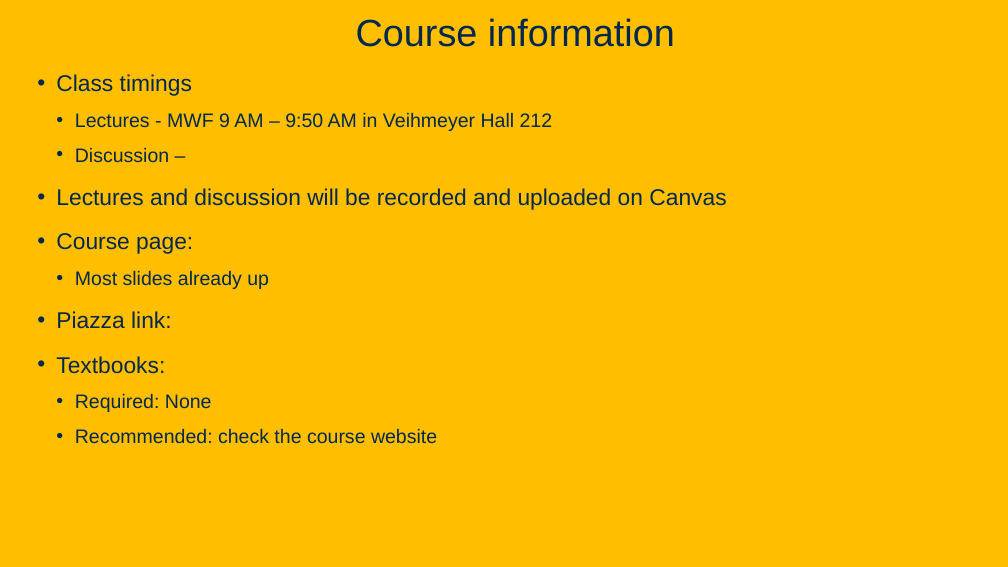
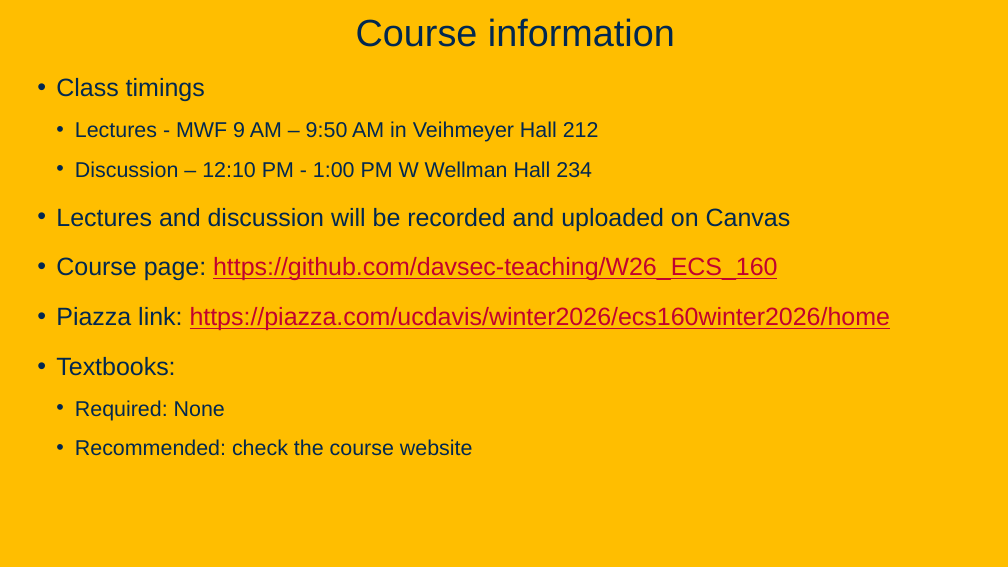
Before and after one commit to davsec-teaching/W26_ECS_160, a slide deck: slide 5 of slides/Intro.pptx. Drawn at 1008x567 pixels with LibreOffice and Linux fonts; fonts in the diff are those of the drawing; background and template pictures are left out. Boxes give left, top, right and bottom in pixels: in the first picture for what was removed or moved away, otherwise in the second. Text is boxed around its words. In the diff, an @@ line names an element or a change of style, - is before the commit and + after.

```diff
--- a/slides/Intro.pptx
+++ b/slides/Intro.pptx
@@ text at box(56, 78, 791, 456): size 21.7 to 23.8 pt in "Class timings", "Lectures and discussion will be recorded and ...", "Textbooks:"; size 18.6 to 20.4 pt in "Lectures - MWF 9 AM – 9:50 ...", "Required: None", "Recommended: check the course website"; line spacing 1 to 1.1 @@
@@ text at box(75, 161, 592, 178): text changed; size 18.6 to 20.4 pt @@
-  • Discussion –
+  • Discussion – 12:10 PM - 1:00 PM W Wellman Hall 234
@@ text at box(56, 257, 891, 330): text changed; size 21.7 to 23.8 pt; text colour #022850 to #C1022F @@
-• Course page:
-  • Most slides already up
-• Piazza link:
+• Course page: https://github.com/davsec-teaching/W26_ECS_160
+• Piazza link: https://piazza.com/ucdavis/winter2026/ecs160winter2026/home
```
Also in this commit, not shown: 10 other slides changed, 7 slides added, 10 other files.
